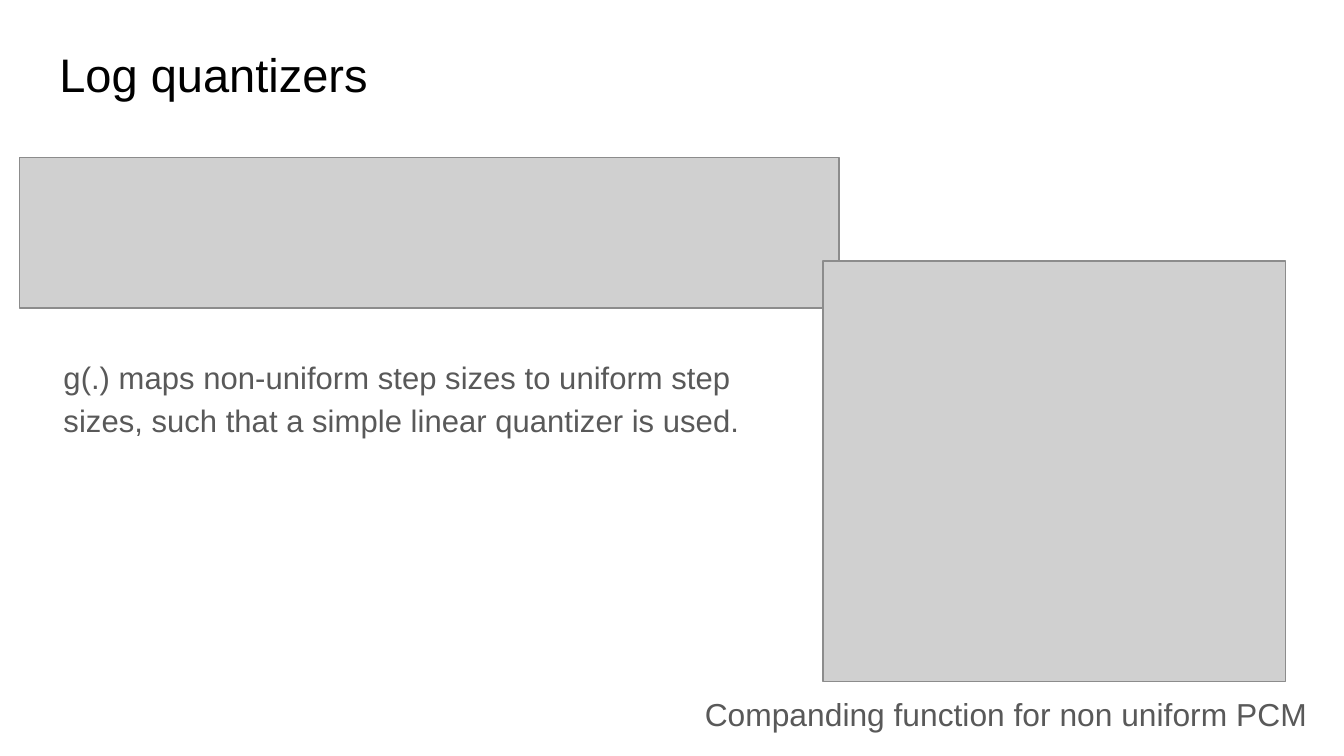
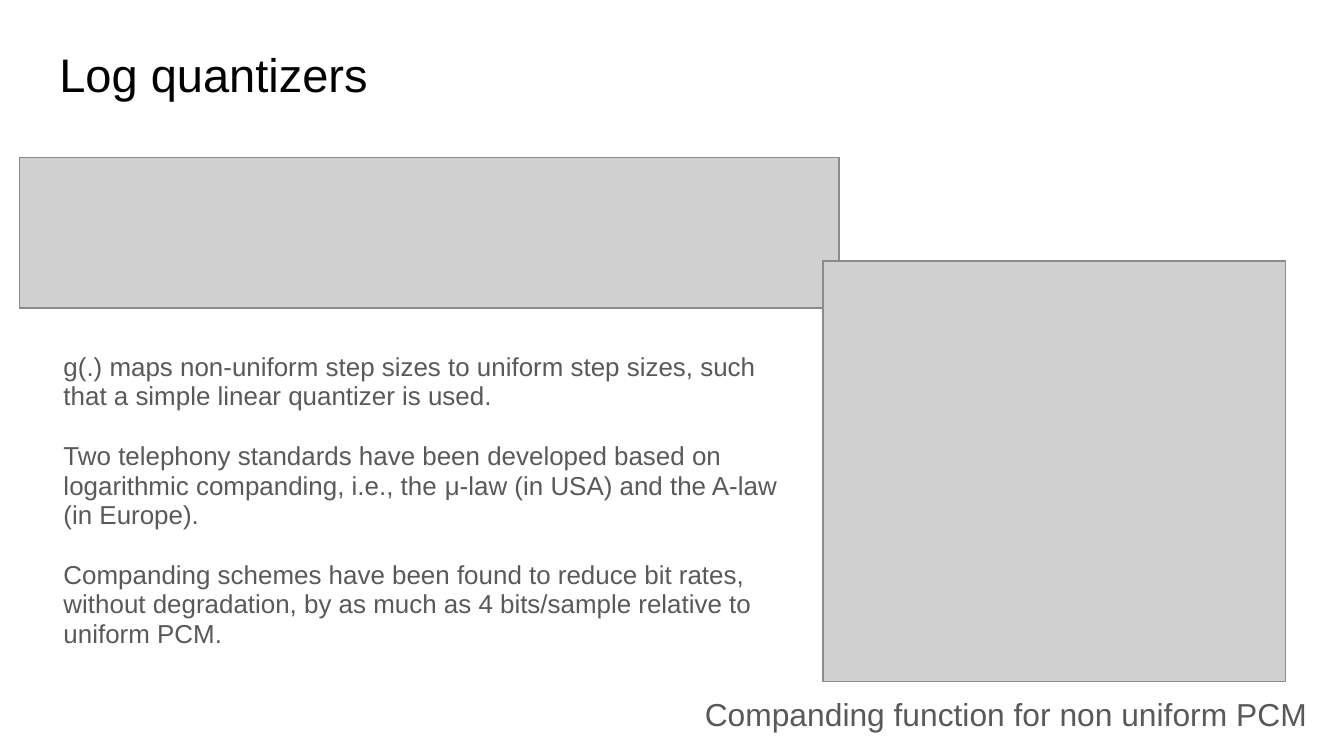
Before and after one commit to xserra/audio-coding-materials, a slide deck: slide 12 of lectures/2. Quantization and _entropy coding.pptx. Drawn at 1344x756 pixels with LibreOffice and Linux fonts; fonts in the diff are those of the drawing; grey boxes stand for pictures. Boxes give left, top, right and bottom in pixels: in the first picture for what was removed or moved away, otherwise in the second. Text is boxed around its words. In the diff, an @@ line names an element or a change of style, - is before the commit and + after.

```diff
--- a/lectures/2. Quantization and _entropy coding.pptx
+++ b/lectures/2. Quantization and _entropy coding.pptx
@@ text at [63,357,755,411]: size 16.6 to 13.9 pt in "g(.) maps non-uniform step sizes to uniform ..."; line spacing 1.15 to 0.95 @@
@@ text at [63,446,777,643]: paragraphs added @@
+Two telephony standards have been developed based on logarithmic companding, i.e., the μ-law (in USA) and the A-law (in Europe).
+Companding schemes have been found to reduce bit rates, without degradation, by as much as 4 bits/sample relative to uniform PCM.
```
Also in this commit, not shown: 2 other slides changed, 1 other file.
